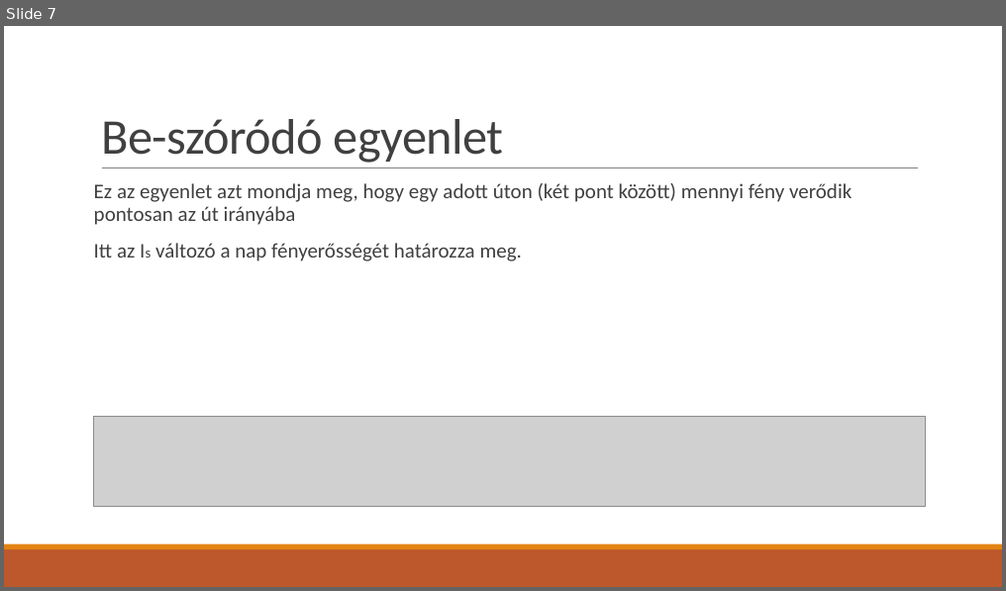
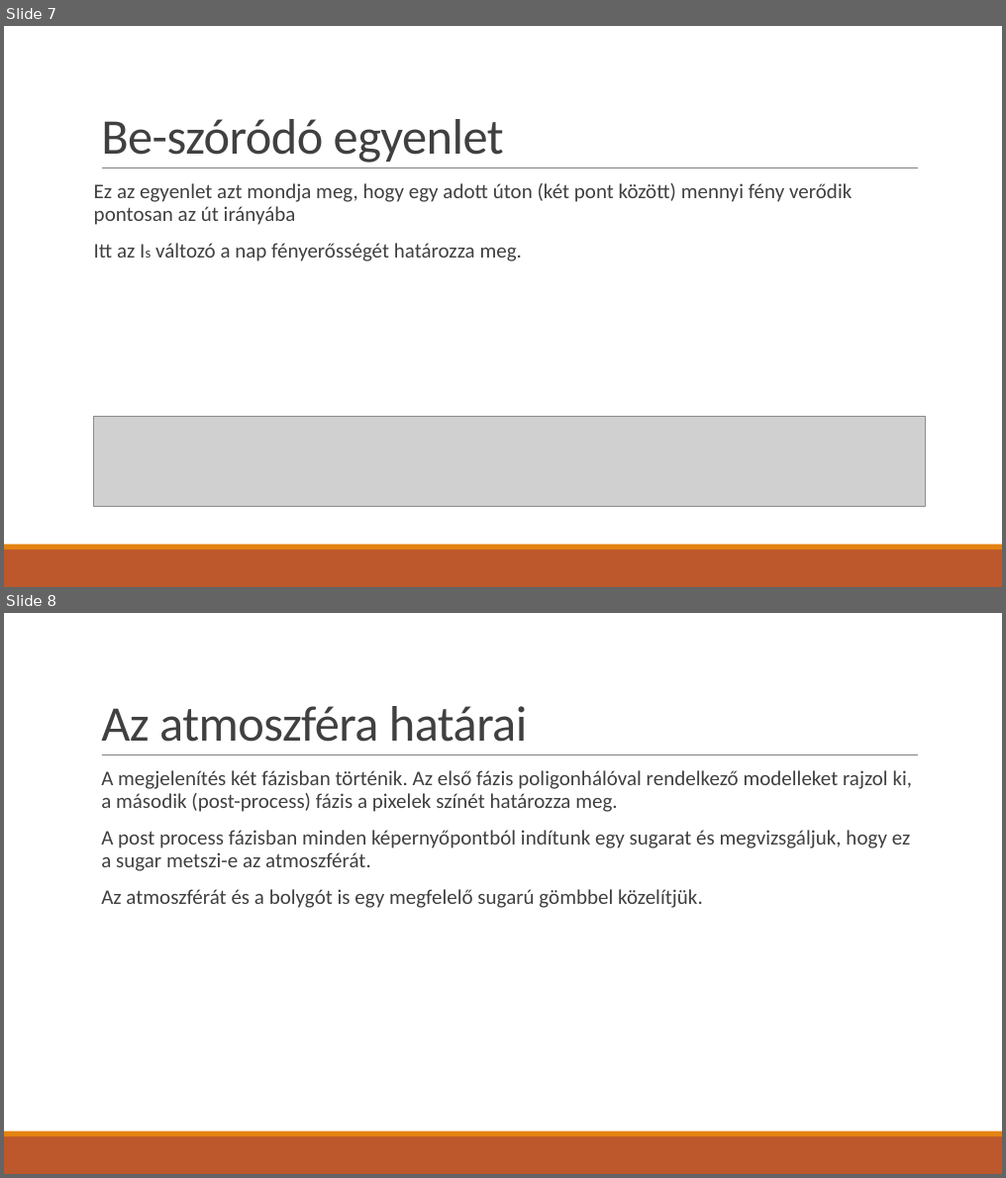
Before and after one commit to TheFlyingPiano99/AtmosphereSimulation, a slide deck: Docs/ppt/Atmoszféra szimuláció.pptx. Shown one above the other, each under a label of ours: slide 7 before the commit, slides 7 and 8 after it. The pictures are 1006x591 and 1006x1178 pixels, drawn with LibreOffice and Linux fonts; fonts in the diff are those of the drawing; grey boxes stand for pictures. Boxes give left, top, right and bottom in pixels: in the first picture for what was removed or moved away, otherwise in the second. Text is boxed around its words. In the diff, an @@ line names an element or a change of style, - is before the commit and + after.

```diff
--- a/Docs/ppt/Atmoszféra szimuláció.pptx
+++ b/Docs/ppt/Atmoszféra szimuláció.pptx
@@ slide 8 added at [4, 613, 1002, 1174], background #FFFFFF; not listed: 3 template elements that a slide beside it also shows @@
@@ title added at [101, 706, 527, 742], 48 pt, text #404040 @@
+Az atmoszféra határai
@@ text added at [101, 770, 913, 908], 20 pt, text #404040 @@
+  A megjelenítés két fázisban történik. Az első fázis poligonhálóval rendelkező modelleket rajzol ki, a második (post-process) fázis a pixelek színét határozza meg.
+  A post process fázisban minden képernyőpontból indítunk egy sugarat és megvizsgáljuk, hogy ez a sugar metszi-e az atmoszférát.
+  Az atmoszférát és a bolygót is egy megfelelő sugarú gömbbel közelítjük.
```
Also in this commit, not shown: 2 other slides added, 1 slide removed.
